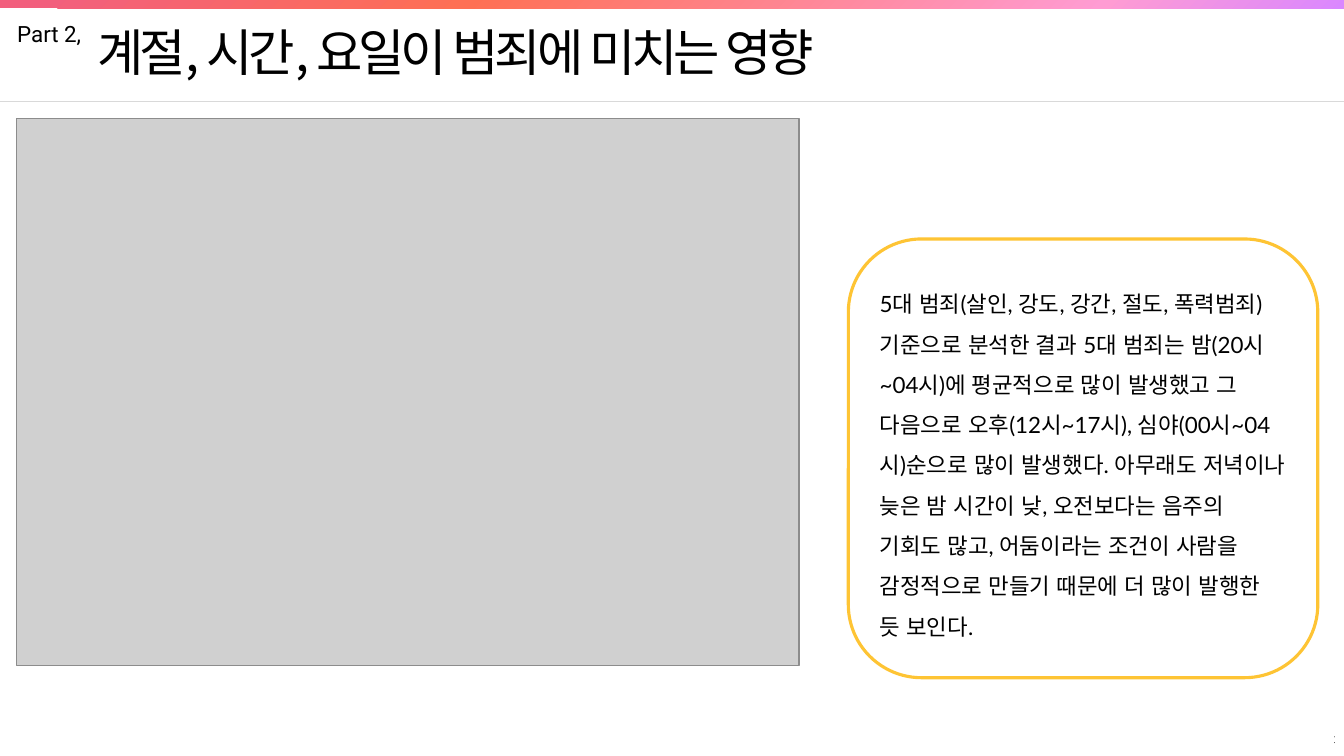
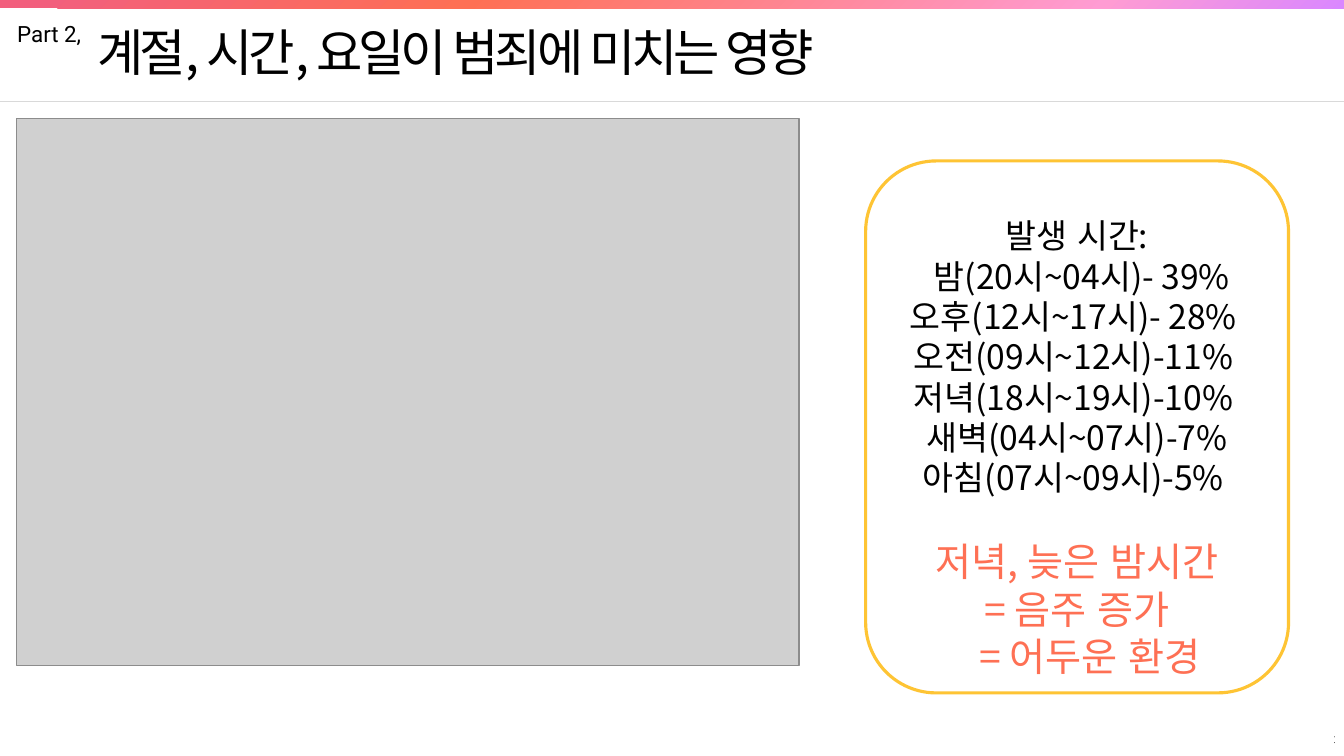
Before and after one commit to jinrang2/tj201130_kkij, a slide deck: slide 11 of ppt/(정명곤,임재현,김지원)차트_제목_수정.pptx (slide 13 before the commit). Drawn at 1344x756 pixels with LibreOffice and Linux fonts; fonts in the diff are those of the drawing; grey boxes stand for pictures. Boxes give left, top, right and bottom in pixels: in the first picture for what was removed or moved away, otherwise in the second. Text is boxed around its words. In the diff, an @@ line names an element or a change of style, - is before the commit and + after.

Commit message:
분석 차트 수정
분량 줄일 차트 줄임, 재현씨 ppt 설명 변경, 정명곤 ppt 발표용 설명 글 추가

```diff
--- a/ppt/(정명곤,임재현,김지원)차트_제목_수정.pptx
+++ b/ppt/(정명곤,임재현,김지원)차트_제목_수정.pptx
@@ rounded rectangle added at (866,161,1290,694), fill #FFFFFF, outline #FEC434 2.25 pt, 24 pt, text #000000 @@
+발생 시간:
+밤(20시~04시)- 39%
+오후(12시~17시)- 28%
+오전(09시~12시)-11%
+저녁(18시~19시)-10%
+새벽(04시~07시)-7%
+아침(07시~09시)-5%
+저녁, 늦은 밤시간
+= 음주 증가
+= 어두운 환경
@@ rounded rectangle removed at (849,239,1319,678) @@
-5대 범죄(살인, 강도, 강간, 절도, 폭력범죄) 기준으로 분석한 결과 5대 범죄는 밤(20시~04시)에 평균적으로 많이 발생했고 그 다음으로 오후(12시~17시), 심야(00시~04시)순으로 많이 발생했다. 아무래도 저녁이나 늦은 밤 시간이 낮, 오전보다는 음주의 기회도 많고, 어둠이라는 조건이 사람을 감정적으로 만들기 때문에 더 많이 발행한 듯 보인다.
```
Also in this commit, not shown: 3 other slides changed, 7 slides removed.
